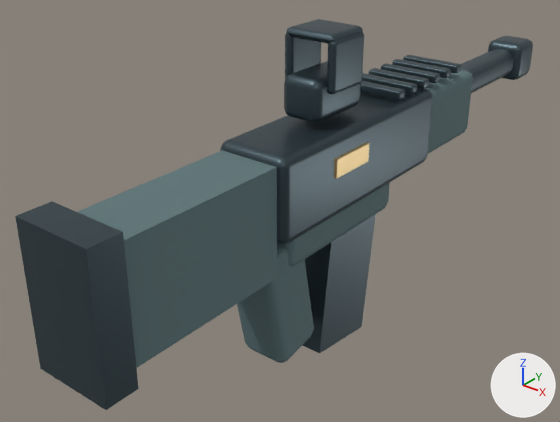
A saved change to the glTF model client/assets/carbine.glb.
The view is the same before and after, from a 50 mm camera at (0.531, -0.763, 0.37) aimed at (-0.075, -0.006, -0.099). The axes (+X, +Y, +Z) are drawn at lower right. The lights are the same throughout. The first picture is the older version. Where no turn or scale is listed for an object, it has been applied to the vertices. Vertices at exactly the same position are counted once.

The first picture shows 'Butt plate', 'Butt stock', 'Magazine', 'WeaponBody'.
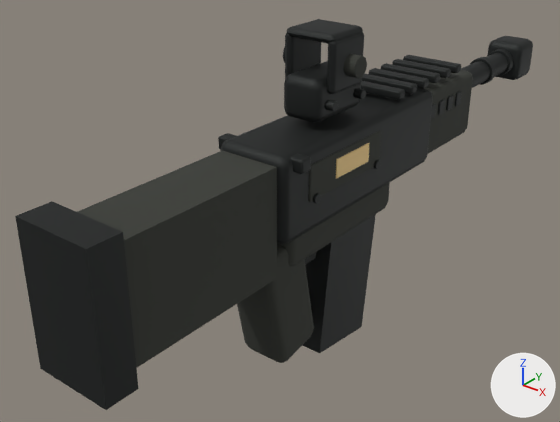
Boxes [x1, y1, x2, y2] around the edits, measured in the pictures (560 x 422 px):
'WeaponBody', recoloured, surface changed, reshaped (darker): before [220, 19, 533, 363]; after [218, 19, 533, 363]
'Butt stock', recoloured (greyish cyan to dark grey): [77, 150, 277, 368] in both
'Butt plate', recoloured, surface changed: [15, 202, 139, 410] in both
'Magazine', recoloured, surface changed (darker): [302, 214, 376, 353] in both
part 1 of me_cube_001, added: after [431, 103, 436, 119]
part 2 of me_cube_001, added: after [438, 99, 445, 115]
part 3 of me_cube_001, added: after [446, 95, 454, 111]
part 4 of me_cube_001, added: after [455, 91, 462, 106]
part 5 of me_cube_001, added (mostly hidden): after [305, 252, 316, 265]
part 6 of me_cube_001, rebuilt: before [461, 48, 514, 93]; after [461, 53, 508, 88]
part 7 of me_cube_001, added: after [218, 47, 381, 204]
part 8 of me_cube_001, added (black): after [470, 49, 513, 85]

Diff of the bpy script that builds the scene:
```diff
--- a/client/assets/carbine.glb.py
+++ b/client/assets/carbine.glb.py
@@ mat_graphite___parkerized_steel @@
 mat_graphite___parkerized_steel = principled_material('Graphite / parkerized steel')
-mat_graphite___parkerized_steel.base_color = (0.055, 0.085, 0.1)  # greyish blue #425259
+mat_graphite___parkerized_steel.base_color = (0.025, 0.028, 0.027)  # black #2c2f2e
 mat_graphite___parkerized_steel.metallic = 0.7
-mat_graphite___parkerized_steel.roughness = 0.4
+mat_graphite___parkerized_steel.roughness = 0.62
@@ mat_slate___composite @@
 mat_slate___composite = principled_material('Slate / composite')
-mat_slate___composite.base_color = (0.11, 0.18, 0.19)  # greyish cyan #5d7679
+mat_slate___composite.base_color = (0.035, 0.038, 0.03)  # dark grey #353730
 mat_slate___composite.roughness = 0.8
@@ mat_sand___markings @@
 mat_sand___markings.metallic = 0.4
-mat_sand___markings.roughness = 0.4
+mat_sand___markings.roughness = 0.62
@@ me_cube_001 @@
 # used by ob_weaponbody; location = (0.0, 0.0, 0.0)
-me_cube_001.from_pydata(...)  # 916 vertices, 1764 faces; spans x -0.05..0.055, y -0.166..0.582, z -0.238..0.168
+me_cube_001.from_pydata(...)  # 3860 vertices, 7548 faces; spans x -0.062..0.062, y -0.166..0.582, z -0.238..0.168
+# me_cube_001 part 1: the loose piece of 44 vertices spanning x 0.025..0.037, y -0.047..0.017, z 0.097..0.162 is copied, and the copy is scaled about its middle by (0.25, 0.246, 0.332), then moved by (0.015, 0.201, -0.11); it spans x 0.045..0.047, y 0.178..0.194, z 0.009..0.03
+# me_cube_001 part 2: the loose piece of 44 vertices spanning x 0.025..0.037, y -0.047..0.017, z 0.097..0.162 is copied, and the copy is scaled about its middle by (0.25, 0.246, 0.332), then moved by (0.015, 0.227, -0.11); it spans x 0.045..0.047, y 0.204..0.22, z 0.009..0.03
+# me_cube_001 part 3: the loose piece of 44 vertices spanning x 0.025..0.037, y -0.047..0.017, z 0.097..0.162 is copied, and the copy is scaled about its middle by (0.25, 0.246, 0.332), then moved by (0.015, 0.253, -0.11); it spans x 0.045..0.047, y 0.23..0.246, z 0.009..0.03
+# me_cube_001 part 4: the loose piece of 44 vertices spanning x 0.025..0.037, y -0.047..0.017, z 0.097..0.162 is copied, and the copy is scaled about its middle by (0.25, 0.246, 0.332), then moved by (0.015, 0.279, -0.11); it spans x 0.045..0.047, y 0.256..0.272, z 0.009..0.03
+# me_cube_001 part 5: the loose piece of 56 vertices spanning x -0.04..0.04, y -0.13..0.1, z -0.1..-0.03 is copied, and the copy is scaled about its middle by (0.28, 0.326, 0.172), then moved by (0.0, -0.04, -0.06), in mat_graphite___parkerized_steel (black #2c2f2e); it spans x -0.011..0.011, y -0.092..-0.018, z -0.132..-0.119
+# me_cube_001 part 6: the loose piece of 56 vertices spanning x -0.022..0.022, y 0.17..0.55, z -0.007..0.036 is rebuilt with 192 vertices and now spans x -0.018..0.018, y 0.17..0.55, z -0.003..0.033
+# me_cube_001 part 7: 1680 vertices added at x -0.062..0.062, y -0.139..0.04, z -0.014..0.144
+# me_cube_001 part 8: 384 vertices added at x -0.022..0.022, y 0.433..0.517, z -0.007..0.037
+# other edits to the shape of me_cube_001 do not show in these pictures
 me_cube_001.materials.append(mat_graphite___parkerized_steel)
```
